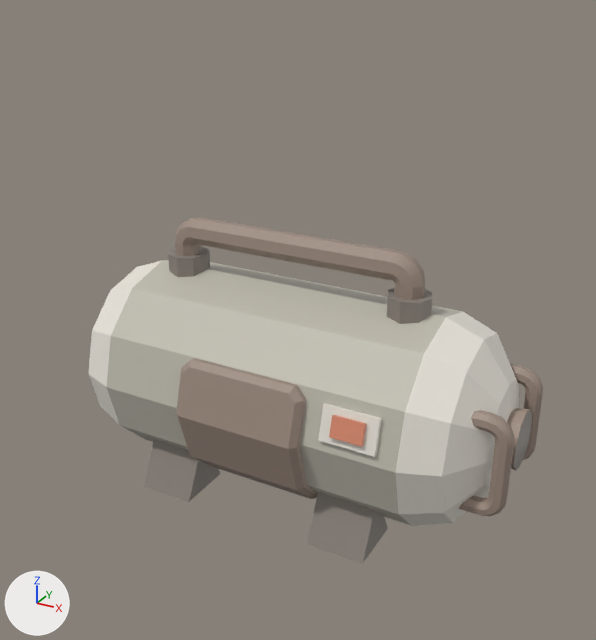
An edit to the FBX model Assets/Models/bombona.fbx, drawn before and after from the same camera.
Before and after are seen from a 50 mm lens placed at (0.696, -1.243, 0.979), pointed at (0.024, -0.022, 0.368). Arrows for +X, +Y and +Z are at lower left; the lights stay in place. Where no turn or scale is listed for an object, it has been applied to the vertices.

Objects in the first picture: 'base_bombona', 'bombona', 'tuberia_bombona_2', 'tuberia_bombona_3', 'tuberia_bombona_4', 'tuberia_bombona_conexion_1', 'tuberia_bombona_conexion_2'.
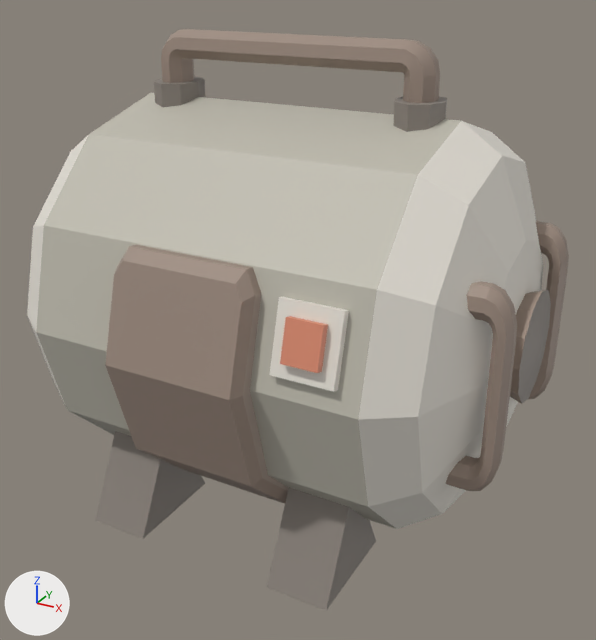
Changed parts and their boxes [x1, y1, x2, y2] in the pictures (596 x 640 px):
'bombona', mesh rescaled (18% wider, 64% taller)
    before: [88, 260, 532, 526]
    after: [27, 93, 551, 529]
'tuberia_bombona_3', mesh rescaled, moved (12% wider, 11% shorter)
    before: [175, 217, 425, 300]
    after: [161, 29, 440, 103]
'base_bombona', mesh rescaled (15% wider, 44% taller)
    before: [144, 439, 388, 564]
    after: [95, 431, 376, 611]
'tuberia_bombona_2', mesh rescaled (28% wider, 97% taller)
    before: [458, 410, 514, 516]
    after: [445, 281, 517, 491]
'tuberia_bombona_4', mesh rescaled (24% wider, 85% taller)
    before: [510, 364, 543, 460]
    after: [528, 221, 569, 399]
'tuberia_bombona_conexion_2', reshaped, moved (20% wider)
    before: [387, 288, 432, 324]
    after: [393, 96, 447, 132]
'tuberia_bombona_conexion_1', reshaped, moved (21% wider)
    before: [168, 246, 210, 277]
    after: [154, 77, 205, 107]

The edits, one by one:
me_mesh_002 is used by ob_tuberia_bombona_conexion_2; location (0.231, 0.0, 0.418).
me_mesh_002 had 17 vertices, 17 faces and spanned x -0.0406..0.0406, y -0.0406..0.0406, z -0.0239..0.0339.
me_mesh_002 now has 17 vertices, 17 faces and spans x -0.0406..0.0406, y -0.0534..0.0534, z 0.1554..0.2121.
me_mesh_002 part 7: 17 of 17 vertices moved; they spanned x -0.0406..0.0406, y -0.0406..0.0406, z -0.0239..0.0339 and now span x -0.0406..0.0406, y -0.0534..0.0534, z 0.1554..0.2121; mean shift (0.0, 0.0, 0.1787); largest move (0.0, 0.0406, -0.0239) -> (0.0, 0.0534, 0.1554).
me_mesh_001 is used by ob_tuberia_bombona_conexion_1; location (-0.231, 0.0, 0.418).
me_mesh_001 had 17 vertices, 17 faces and spanned x -0.0406..0.0406, y -0.0406..0.0406, z -0.0239..0.0339.
me_mesh_001 now has 17 vertices, 17 faces and spans x -0.0406..0.0406, y -0.0534..0.0534, z 0.1554..0.2121.
me_mesh_001 part 3: 17 of 17 vertices moved; they spanned x -0.0406..0.0406, y -0.0406..0.0406, z -0.0239..0.0339 and now span x -0.0406..0.0406, y -0.0534..0.0534, z 0.1554..0.2121; mean shift (0.0, 0.0, 0.1787); largest move (0.0, 0.0406, -0.0239) -> (0.0, 0.0534, 0.1554).
me_mesh_005 has 211 vertices, 200 faces and spans x -0.459..0.459, y -0.218..0.218, z 0.031..0.423.
me_mesh_005 is used by ob_bombona; location (0.0, 0.0, 0.0).
me_mesh_005 part 2: the whole mesh is scaled about its middle by (1, 1.77, 1.77), then moved by (0.0, 0.0, 0.176).
me_mesh_006 has 32 vertices, 20 faces and spans x -0.24..0.241, y -0.181..0.18, z 0.012..0.1.
me_mesh_006 is used by ob_base_bombona; location (0.0, 0.0, 0.0).
me_mesh_006 part 6: the whole mesh is scaled about the mesh origin by (1, 1.77, 1.77).
me_mesh has 96 vertices, 88 faces and spans x -0.256..0.256, y -0.026..0.026, z -0.067..0.067.
me_mesh is used by ob_tuberia_bombona_3; location (-0.001, 0.0, 0.457).
me_mesh part 4: the whole mesh is scaled about its middle by (1, 1.31, 0.981), then moved by (0.0, 0.0, 0.196).
me_mesh_004 has 96 vertices, 88 faces and spans x -0.061..0.061, y -0.015..0.015, z -0.096..0.096.
me_mesh_004 is used by ob_tuberia_bombona_4; location (0.394, 0.091, 0.22).
me_mesh_004 part 1: the whole mesh is scaled about its middle by (1, 1.77, 1.77), then moved by (0.0, 0.071, 0.17).
me_mesh_003 has 96 vertices, 88 faces and spans x -0.061..0.061, y -0.015..0.015, z -0.096..0.096.
me_mesh_003 is used by ob_tuberia_bombona_2; location (0.394, -0.096, 0.22).
me_mesh_003 part 5: the whole mesh is scaled about its middle by (1, 1.77, 1.77), then moved by (0.0, -0.074, 0.17).
Object 'tuberia_bombona_conexion_2' (ob_tuberia_bombona_conexion_2) moves from (0.231, 0.0, 0.418) to (0.231, 0.0, 0.564).
Object 'tuberia_bombona_conexion_1' (ob_tuberia_bombona_conexion_1) moves from (-0.231, 0.0, 0.418) to (-0.231, 0.0, 0.564).
Object 'tuberia_bombona_3' (ob_tuberia_bombona_3) moves from (-0.001, 0.0, 0.457) to (-0.001, 0.0, 0.604).
